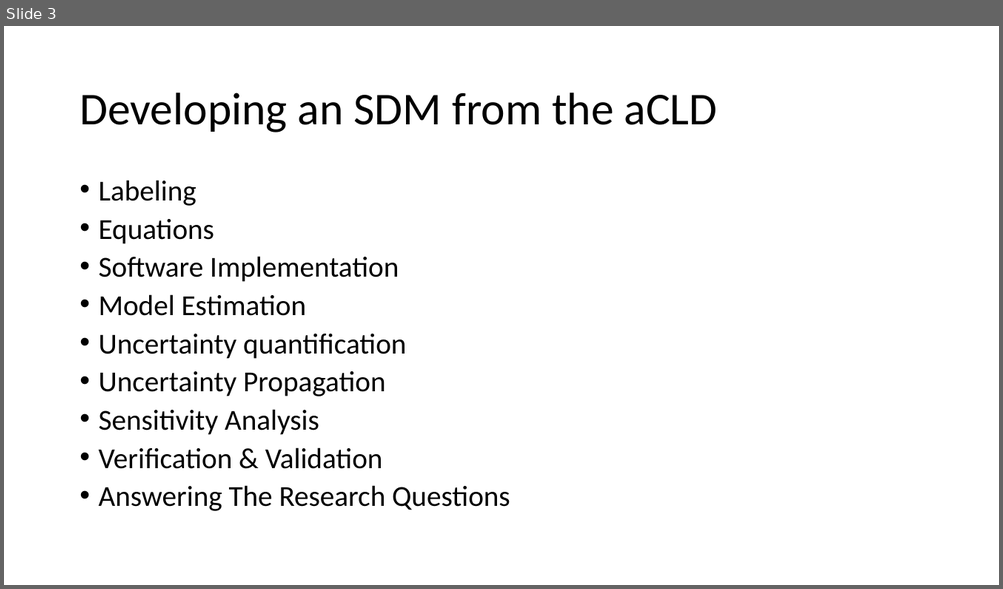
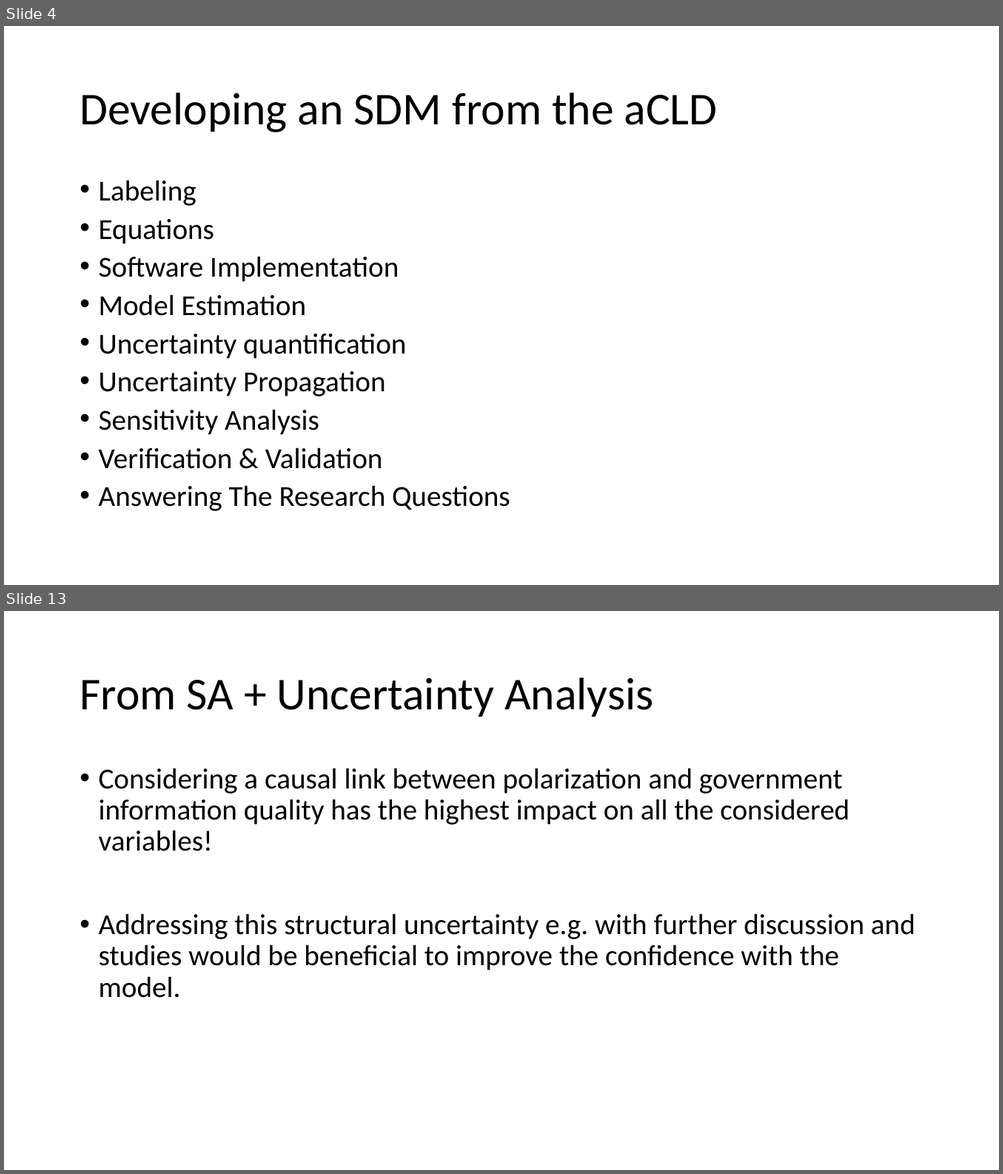
Before and after one commit to Nesp/sdm_exercise, a slide deck: presentation/presentation.pptx. Shown one above the other, each under a label of ours: slide 3 before the commit, slides 4 and 13 after it; the slides between them are not shown. The pictures are 1003x589 and 1003x1174 pixels, drawn with LibreOffice and Linux fonts; fonts in the diff are those of the drawing. Boxes give left, top, right and bottom in pixels: in the first picture for what was removed or moved away, otherwise in the second. Text is boxed around its words. In the diff, an @@ line names an element or a change of style, - is before the commit and + after.

```diff
--- a/presentation/presentation.pptx
+++ b/presentation/presentation.pptx
@@ slide 13 added at (4,611,999,1170), background #FFFFFF @@
@@ title added at (79,678,653,717), 44 pt, text #000000 @@
+From SA + Uncertainty Analysis
@@ text added at (99,768,915,998), 28 pt, text #000000 @@
+• Considering a causal link between polarization and government information quality has the highest impact on all the considered variables!
+• Addressing this structural uncertainty e.g. with further discussion and studies would be beneficial to improve the confidence with the model.
@@ what was slide 3 is now slide 4 @@
```
Also in this commit, not shown: 10 slides changed, 3 other slides added, 3 slides removed.
